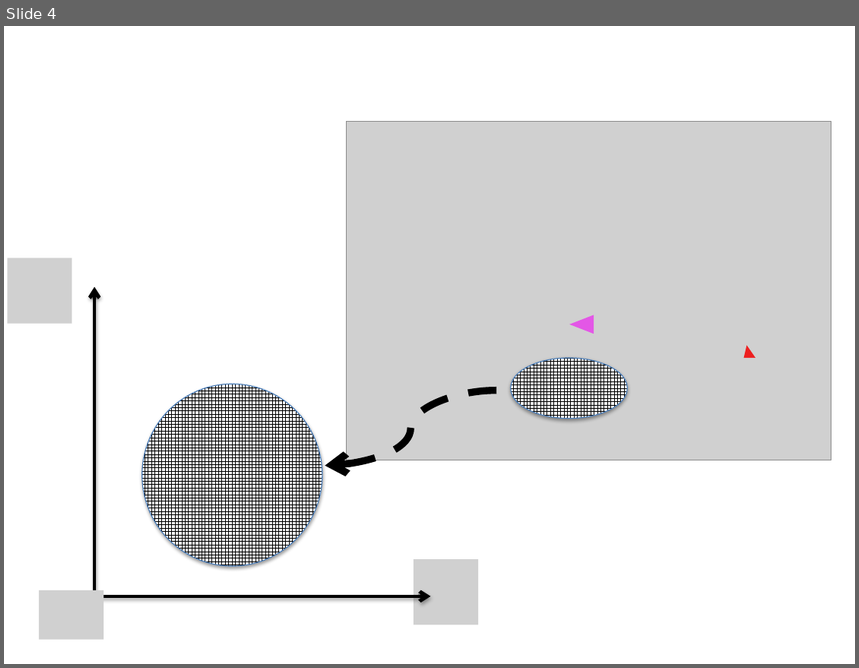
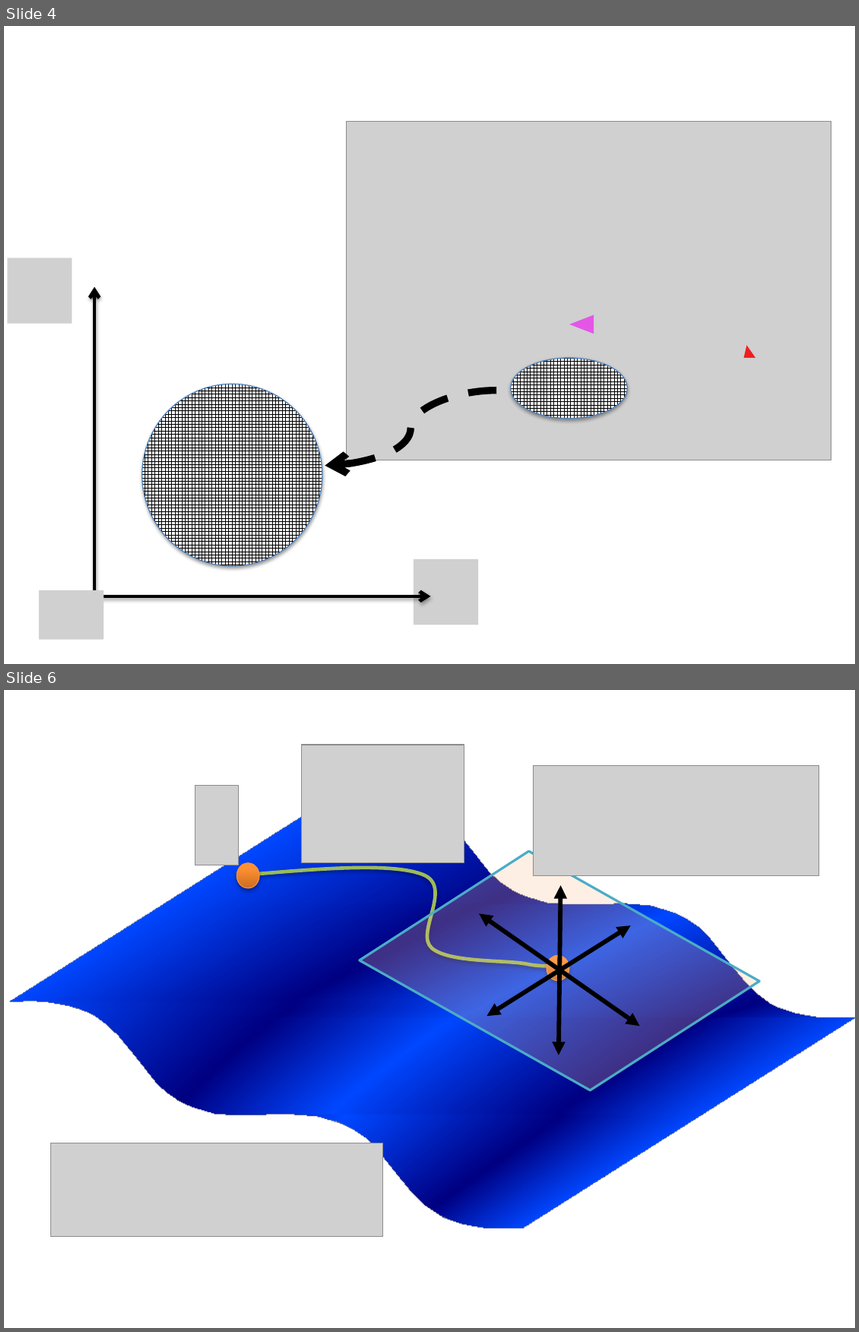
Before and after one commit to namvo88/Thesis-Quadrotor, a slide deck: StyleStuff/images.pptx. Shown one above the other, each under a label of ours: slide 4 before the commit, slides 4 and 6 after it; the slides between them are not shown. The pictures are 859x668 and 859x1332 pixels, drawn with LibreOffice and Linux fonts; fonts in the diff are those of the drawing; grey boxes stand for pictures. Boxes give left, top, right and bottom in pixels: in the first picture for what was removed or moved away, otherwise in the second. Text is boxed around its words. In the diff, an @@ line names an element or a change of style, - is before the commit and + after.

```diff
--- a/StyleStuff/images.pptx
+++ b/StyleStuff/images.pptx
@@ slide 6 added at [4, 690, 855, 1328], background #FFFFFF @@
@@ group added at [40, 745, 825, 1271]: 4 pictures, 2 ellipses, 1 double wave, 1 freeform shape, 1 parallelogram @@
@@ double arrow added from (560, 886) to (559, 1055), #000000 3.75 pt @@
@@ double arrow added from (479, 914) to (640, 1026), #000000 3.75 pt @@
@@ double arrow added from (630, 926) to (487, 1016), #000000 3.75 pt @@
```
Also in this commit, not shown: 5 other slides added, 35 other files.
